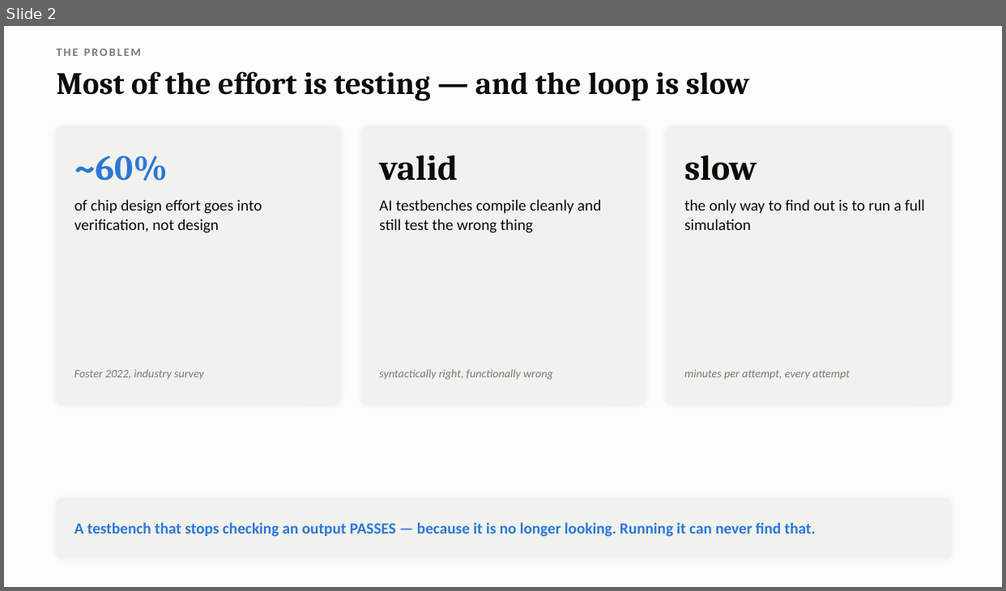
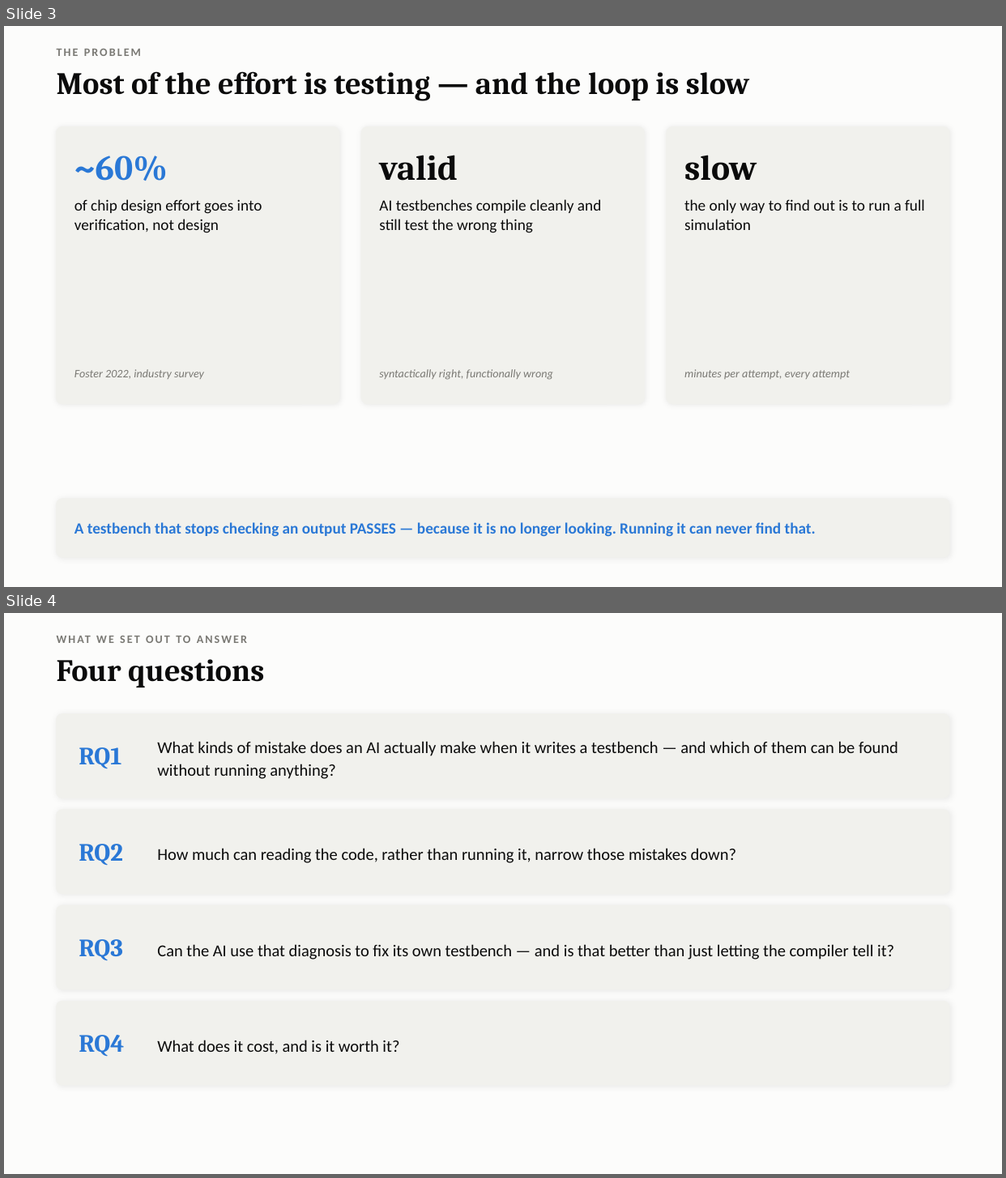
Before and after one commit to Sawaiz-zip/agentic-verilog-testbench, a slide deck: docs/presentation.pptx. Shown one above the other, each under a label of ours: slide 2 before the commit, slides 3 and 4 after it. The pictures are 1006x591 and 1006x1178 pixels, drawn with LibreOffice and Linux fonts; fonts in the diff are those of the drawing. Boxes give left, top, right and bottom in pixels: in the first picture for what was removed or moved away, otherwise in the second. Text is boxed around its words. In the diff, an @@ line names an element or a change of style, - is before the commit and + after.

```diff
--- a/docs/presentation.pptx
+++ b/docs/presentation.pptx
@@ slide 4 added at (x1=4, y1=613, x2=1002, y2=1174), background #FCFCFB @@
@@ text added at (x1=57, y1=628, x2=949, y2=650), 11 pt, text #7A7974, bold @@
+WHAT WE SET OUT TO ANSWER
@@ text added at (x1=57, y1=659, x2=264, y2=688), 30 pt, text #0B0B0B, bold @@
+Four questions
@@ rounded rectangle added at (x1=57, y1=714, x2=949, y2=798), fill #F1F1ED, outline #F1F1ED 1 pt @@
@@ text added at (x1=79, y1=747, x2=121, y2=769), 24 pt, text #2A78D6, bold @@
+RQ1
@@ text added at (x1=157, y1=741, x2=898, y2=779), 16 pt, text #0B0B0B @@
+What kinds of mistake does an AI actually make when it writes a testbench — and which of them can be found without running anything?
@@ rounded rectangle added at (x1=57, y1=810, x2=949, y2=894), fill #F1F1ED, outline #F1F1ED 1 pt @@
@@ text added at (x1=79, y1=844, x2=123, y2=866), 24 pt, text #2A78D6, bold @@
+RQ2
@@ text added at (x1=157, y1=848, x2=736, y2=863), 16 pt, text #0B0B0B @@
+How much can reading the code, rather than running it, narrow those mistakes down?
@@ rounded rectangle added at (x1=57, y1=905, x2=949, y2=990), fill #F1F1ED, outline #F1F1ED 1 pt @@
@@ text added at (x1=79, y1=939, x2=123, y2=961), 24 pt, text #2A78D6, bold @@
+RQ3
@@ text added at (x1=157, y1=944, x2=894, y2=960), 16 pt, text #0B0B0B @@
+Can the AI use that diagnosis to fix its own testbench — and is that better than just letting the compiler tell it?
@@ rounded rectangle added at (x1=57, y1=1002, x2=949, y2=1085), fill #F1F1ED, outline #F1F1ED 1 pt @@
@@ text added at (x1=79, y1=1035, x2=124, y2=1057), 24 pt, text #2A78D6, bold @@
+RQ4
@@ text added at (x1=157, y1=1040, x2=399, y2=1054), 16 pt, text #0B0B0B @@
+What does it cost, and is it worth it?
@@ what was slide 2 is now slide 3 @@
```
Also in this commit, not shown: 1 slide changed, 7 other slides added, 4 slides removed, 1 other file.
